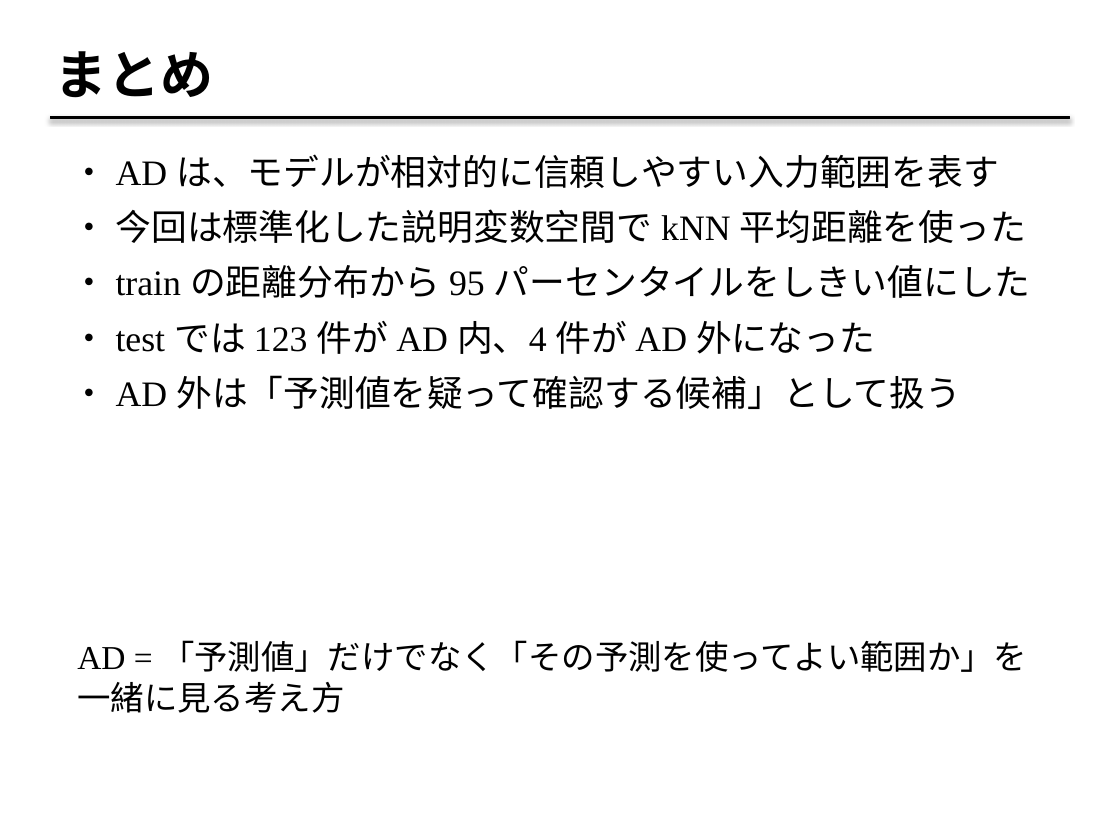
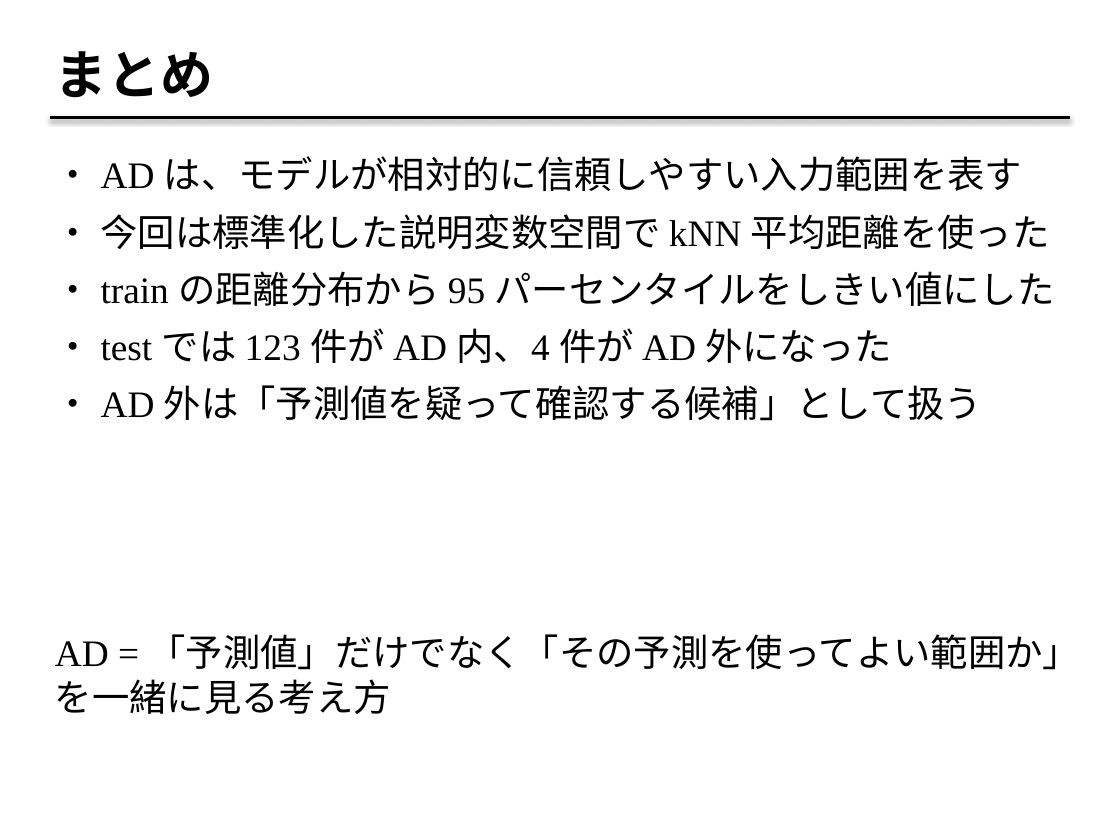
Before and after one commit to fukumoto-riku/python_seminar, a slide deck: slide 28 of 第7回/applicability-domain_2026_07_07.pptx. Drawn at 1120x840 pixels with LibreOffice and Linux fonts; fonts in the diff are those of the drawing. Boxes give left, top, right and bottom in pixels: in the first picture for what was removed or moved away, otherwise in the second. Text is boxed around its words. In the diff, an @@ line names an element or a change of style, - is before the commit and + after.

```diff
--- a/第7回/applicability-domain_2026_07_07.pptx
+++ b/第7回/applicability-domain_2026_07_07.pptx
@@ text "・ AD は、モデルが相対的に信頼しやすい入力範囲を表す": place and size @@
-text "・ AD は、モデルが相対的に信頼しやすい入力範囲を表す" at [72,154,1031,409]
+text "・ AD は、モデルが相対的に信頼しやすい入力範囲を表す" at [55,156,1055,421]
@@ text "・ AD は、モデルが相対的に信頼しやすい入力範囲を表す" at [55,156,1055,421]: size 23 to 24 pt @@
@@ text "AD = 「予測値」だけでなく「その予測を使ってよい範囲か」を一緒に見る考え方": place and size @@
-text "AD = 「予測値」だけでなく「その予測を使ってよい範囲か」を一緒に見る考え方" at [77,640,1027,713]
+text "AD = 「予測値」だけでなく「その予測を使ってよい範囲か」を一緒に見る考え方" at [55,634,1081,714]
@@ text "AD = 「予測値」だけでなく「その予測を使ってよい範囲か」を一緒に見る考え方" at [55,634,1081,714]: size 21.5 to 24 pt @@
```
Also in this commit, not shown: 11 other slides changed, 2 other files.
